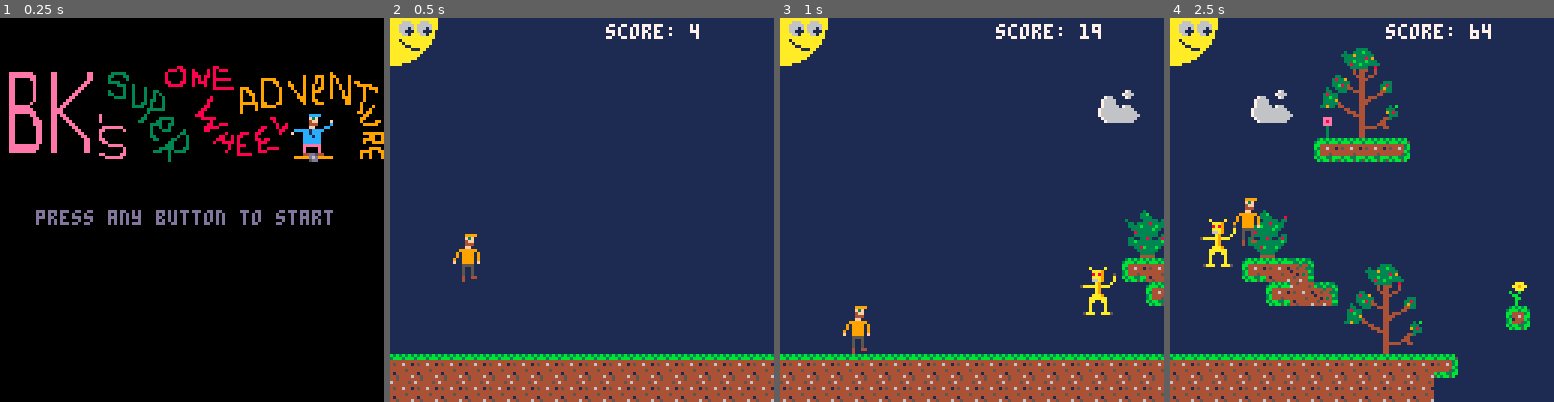
Above: before the commit, frames 1-4 (left to right).
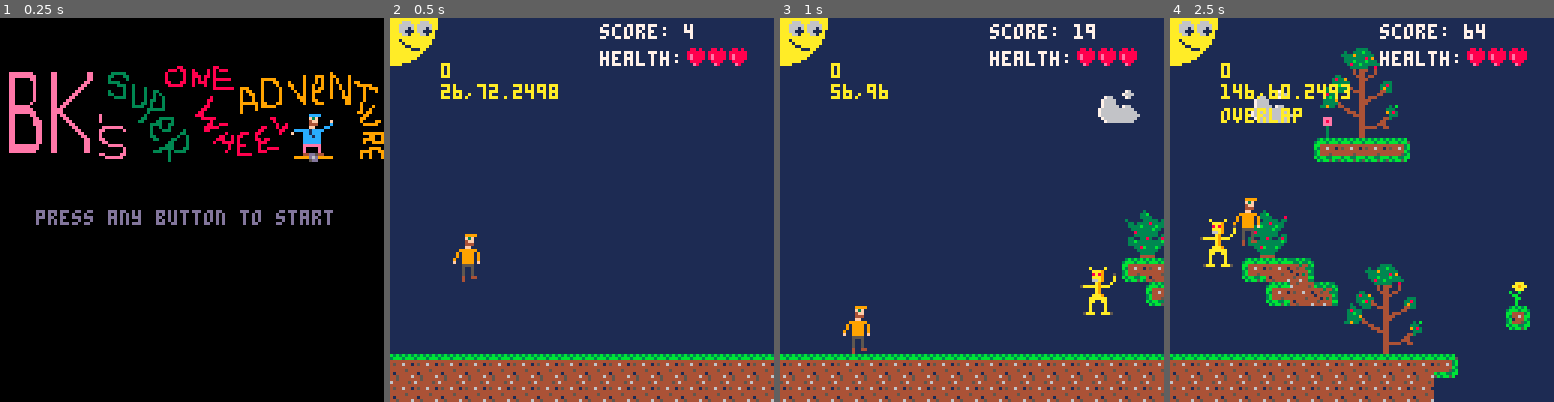
Above: after the commit, the same moments.

Repository: elennick/bksowa
Game: PICO-8 cartridge bksowa.p8
Two runs of this game, one before a commit and one after it. Both use one fixed random seed, a clock stepped at 60 frames per second and the inputs below.
Inputs:
- Up to frame 1 (0.25 s): no input
- Up to frame 2 (0.5 s): tap X (X key) at 0.33 s
- Up to frame 3 (1 s): tap O (Z key) at 0.7 s
- Up to frame 4 (2.5 s): tap X (X key) at 1.07, 1.85 s; hold Right 1.6-2.1 s; tap O (Z key) at 1.7, 2.1 s; hold Up 2.15-2.42 s; hold Right from 2.47 s (still down)

Frame 1 is identical in both runs. In frame 2, 1.9% of the frame differs, in the area x 13-93%, y 1-22%; in frame 3, 1.7%; in frame 4, 2.4%, in the area x 13-93%, y 1-28%.

Commit message:
working on collisions

Diff:
--- a/bksowa.p8
+++ b/bksowa.p8
@@ -9,6 +9,7 @@
   //99 = game over
 
   score = 0
+  health = 3
 
   //levels
   l = {}
@@ -152,6 +153,8 @@
     end
     enemies.lj += 1
 
+    detectcollisions()
+
     if score > 300 and cl==1 then
       start(2)
     elseif score > 600 and cl==2 then
@@ -160,6 +163,22 @@
 
     if p.y > l[cl].y + 128 then
       screen = 99
+    end
+  end
+end
+
+function detectcollisions()
+  local s = mget(p.x/8, p.y/8)
+  color(10)
+  print(s, cx+15, l[cl].y+15)
+  print(p.x..","..p.y, cx+15, l[cl].y+22)
+
+  for i=1, rawlen(enemies) do
+    local e = enemies[i]
+    if p.x >= e.x-16 and p.x <= e.x+16
+      and p.y >= e.y-16 and p.y <= e.y+16 then
+      color(10)
+      print("overlap", cx+15, l[cl].y + 30)
     end
   end
 end
@@ -196,7 +215,7 @@
 		     placeenemies()
 	  		end
 
-	  		print("score: "..score, cx+70, l[cl].y+2, 7)
+	  		detectcollisions()//delete me after debugging is done
 	  		score += 1
 	  		camera(cx, l[cl].y)
   end
@@ -236,6 +255,13 @@
 		  s.x += .25
 		  spr(s.sprite, s.x, s.y, 2, 2)
 		  if s.x < 0 then s.x=1000 end
+		end
+
+		print("score: "..score, cx+70, l[cl].y+2, 7)
+
+		print("health:", cx+70, l[cl].y+11)
+		for i=1,health do
+		  spr(38, cx+91+(i*7), l[cl].y+9, 1, 1)
 		end
 
 		map(0, 0, 0, 0, 128, 48)
@@ -288,12 +314,12 @@
 0000000000000000b3bb33bb454444bb44444b33b345444433333b3300000033b834000440000033830000000000003333300000000030000003333333338300
 00000000000000000b3bb5b3444644334464443b5b44443433433333000030033334400440000039330000000000004444400000000030000000000444000000
 0000000000000000006777777767777703b3b3b0b344544400000000000033003330044440000044330000000000000000000000000000000000000000000000
-000000000000000007777767777777673bbb3bb33b44443400000000000383330000000440000440000000000000000000000000000000000000000000000000
-00000000000000007777777777777777bb44443bbb4444440000000000033b330000000440444000000000000000000000000000000000000000000000000000
-00000000000000007777757777777577b34464bbb344644000000000000333390000000444400000000000000000000000760000000000000000000000000000
-000000000000000077777777777777773b0444b33b44444400000000000333334000000444000000000000000000000007666000000000000000000000000000
-000000000000000076777777767777773b44453b3b44454400000000003393304400000440000000030b00000007660000760000000000000000000000000000
-00000000000000007777577777775777b3bb33bbb345444400000000000000000044000440000000333000000076666000000000000000000000000000000000
+000000000000000007777767777777673bbb3bb33b44443400880800000383330000000440000440000000000000000000000000000000000000000000000000
+00000000000000007777777777777777bb44443bbb4444440888888000033b330000000440444000000000000000000000000000000000000000000000000000
+00000000000000007777757777777577b34464bbb344644008e88880000333390000000444400000000000000000000000760000000000000000000000000000
+000000000000000077777777777777773b0444b33b44444408e88880000333334000000444000000000000000000000007666000000000000000000000000000
+000000000000000076777777767777773b44453b3b44454400888800003393304400000440000000030b00000007660000760000000000000000000000000000
+00000000000000007777577777775777b3bb33bbb3454444000e8000000000000044000440000000333000000076666000000000000000000000000000000000
 000000000000000007777777777777770b3bb5b05b44443400000000000000000004440440000000938300000076666000000000000000000000000000000000
 00000000000000007767770000677700000000000000000000000000000000000000044440000000033300000076666607660000000000000000000000000000
 00000000000000007777776007777760000000000000000000000000000000000000000440000004430000000766666666666000000000000000000000000000
